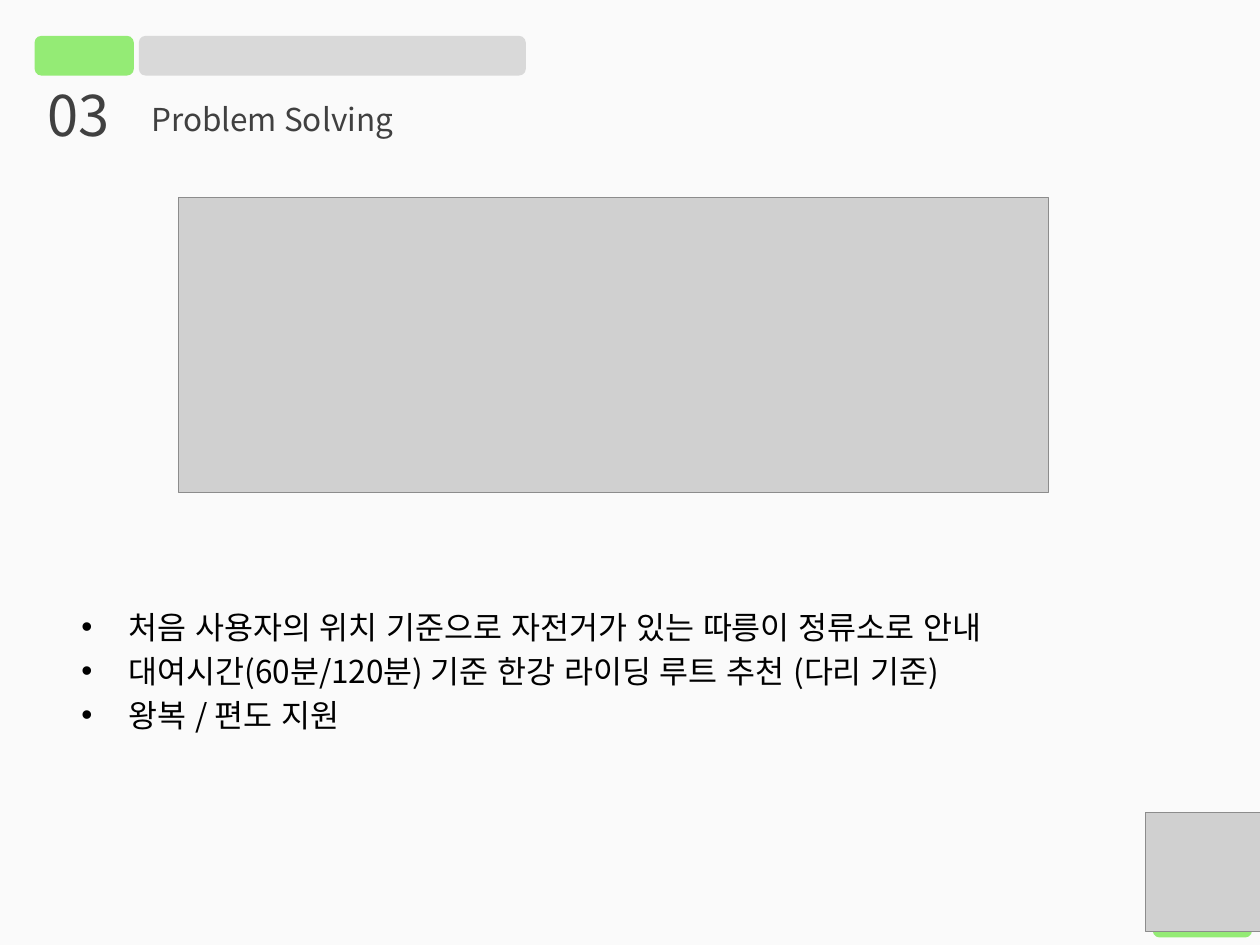
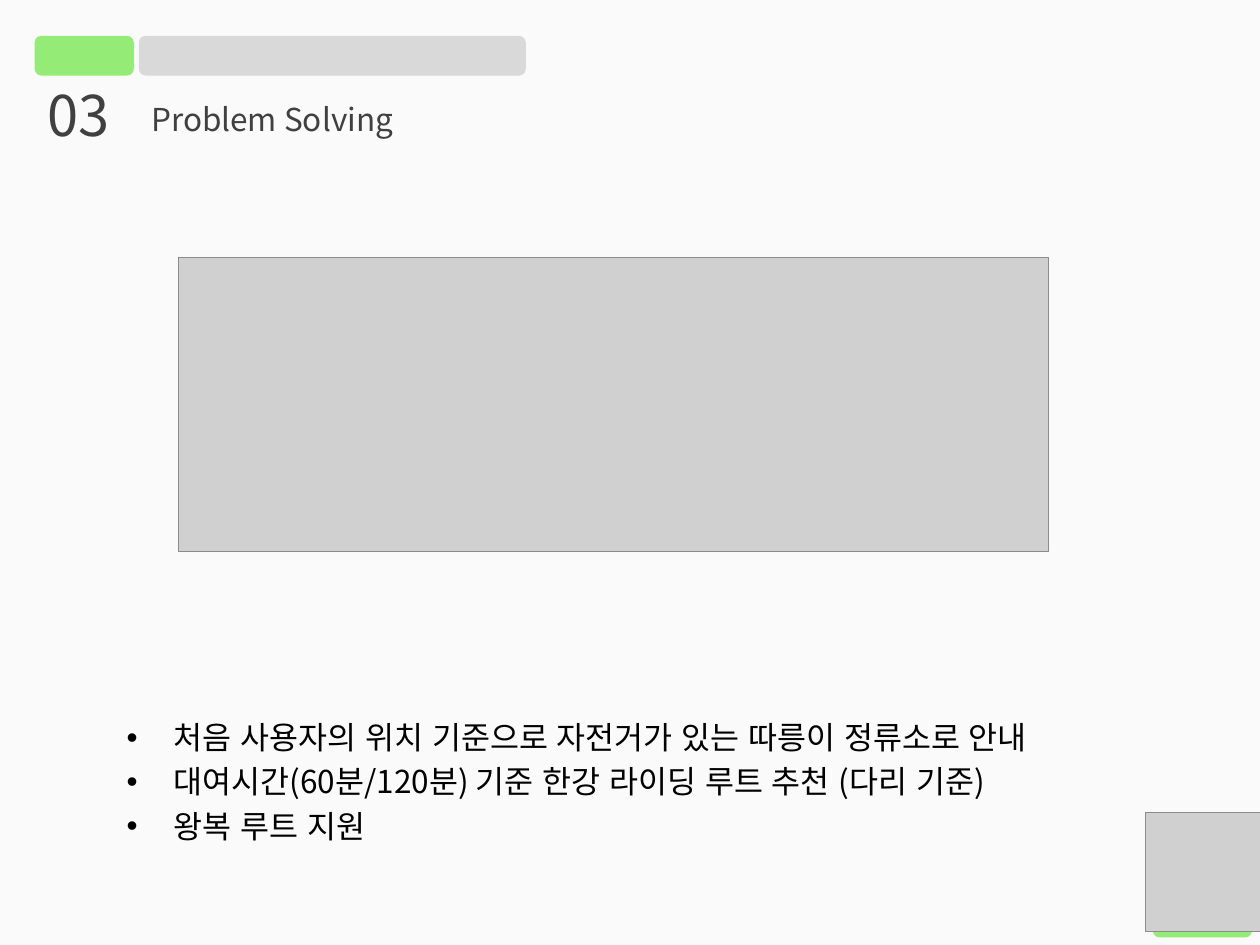
Before and after one commit to HyunjunJoo/DataStructure, a slide deck: slide 9 of 20131409_주현준_ProblemSolving.pptx (slide 8 before the commit). Drawn at 1260x945 pixels with LibreOffice and Linux fonts; fonts in the diff are those of the drawing; grey boxes stand for pictures. Boxes give left, top, right and bottom in pixels: in the first picture for what was removed or moved away, otherwise in the second. Text is boxed around its words. In the diff, an @@ line names an element or a change of style, - is before the commit and + after.

```diff
--- a/20131409_주현준_ProblemSolving.pptx
+++ b/20131409_주현준_ProblemSolving.pptx
@@ picture: place and size @@
-picture at box(179, 198, 1048, 493)
+picture at box(179, 257, 1048, 552)
@@ text "처음 사용자의 위치 기준으로 자전거가 ...": place and size @@
-text "처음 사용자의 위치 기준으로 자전거가 ..." at box(129, 613, 982, 730)
+text "처음 사용자의 위치 기준으로 자전거가 ..." at box(174, 723, 1027, 841)
@@ text at box(174, 812, 365, 841): text changed @@
-• 왕복 / 편도 지원
+• 왕복 루트 지원
```
Also in this commit, not shown: 2 other slides changed, 1 slide added.
